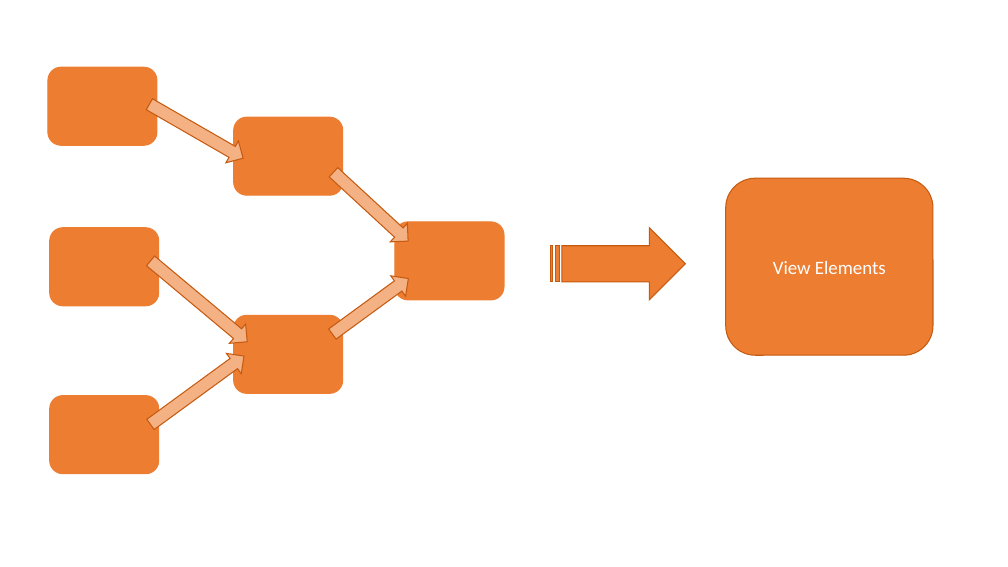
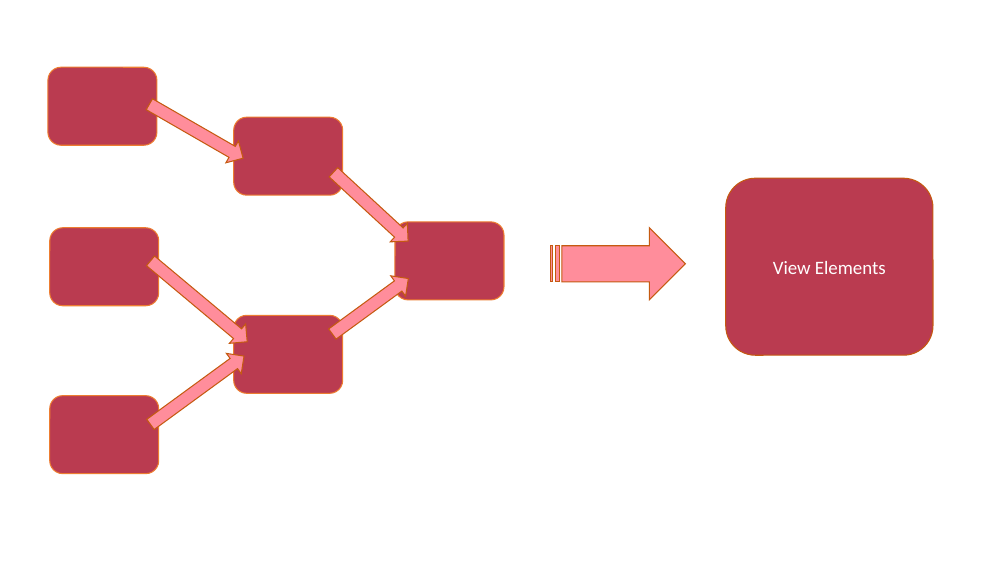
Before and after one commit to darthtrevino/chart-parts-talk-react-conf, a slide deck: slide 4 of assets/lib-backend.pptx (slide 5 before the commit). Drawn at 1008x567 pixels with LibreOffice and Linux fonts; fonts in the diff are those of the drawing. Boxes give left, top, right and bottom in pixels: in the first picture for what was removed or moved away, otherwise in the second. Text is boxed around its words. In the diff, an @@ line names an element or a change of style, - is before the commit and + after.

```diff
--- a/assets/lib-backend.pptx
+++ b/assets/lib-backend.pptx
@@ fill #ED7D31 to #BA3B50 in 7 elements at (726,178,933,355), (395,222,504,299), (234,117,343,195), (50,228,159,306), (234,315,343,393), (50,395,159,473), (48,67,157,145) @@
@@ striped right arrow at (551,228,685,299): fill #ED7D31 to #FF8D9B @@
@@ fill #F4B183 to #FF8D9B in 5 elements at (143,93,249,169), (143,346,251,435), (325,268,416,344), (325,163,416,250), (143,251,256,351) @@
```
Also in this commit, not shown: 1 slide added, 1 slide removed, 35 other files.
